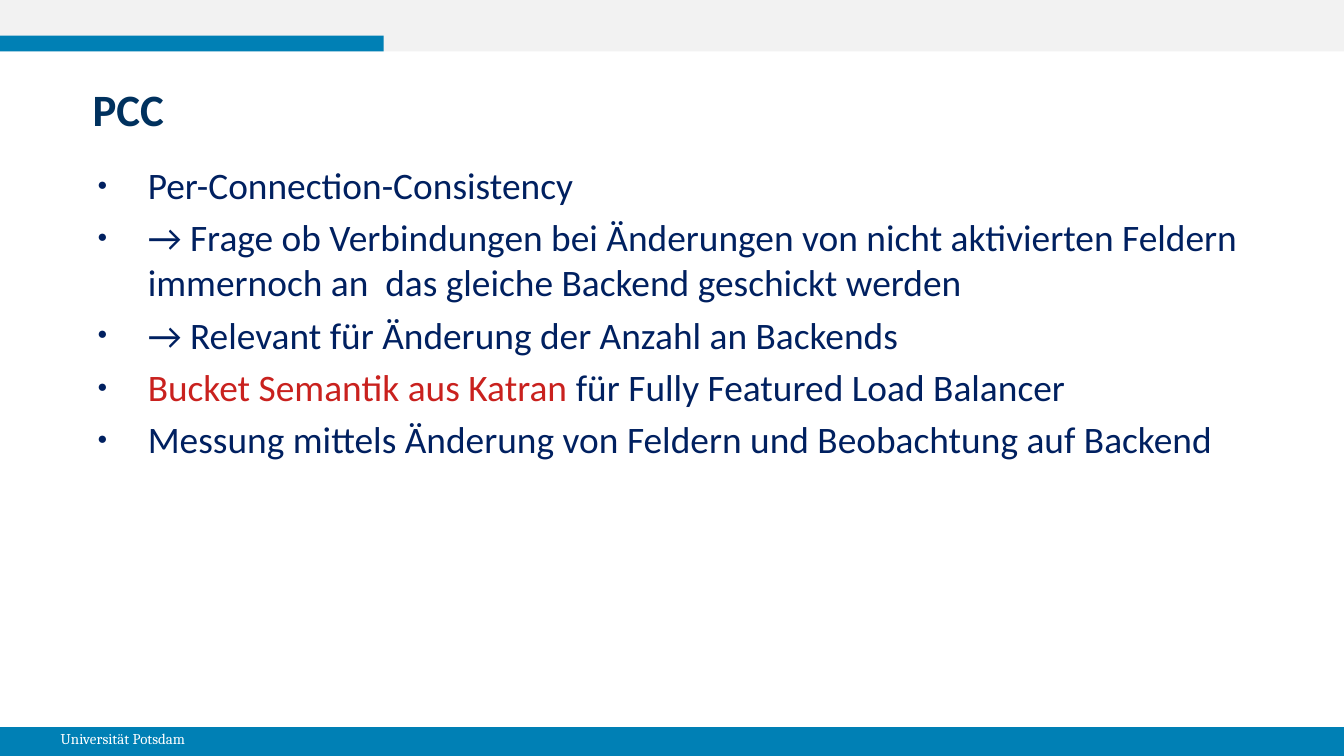
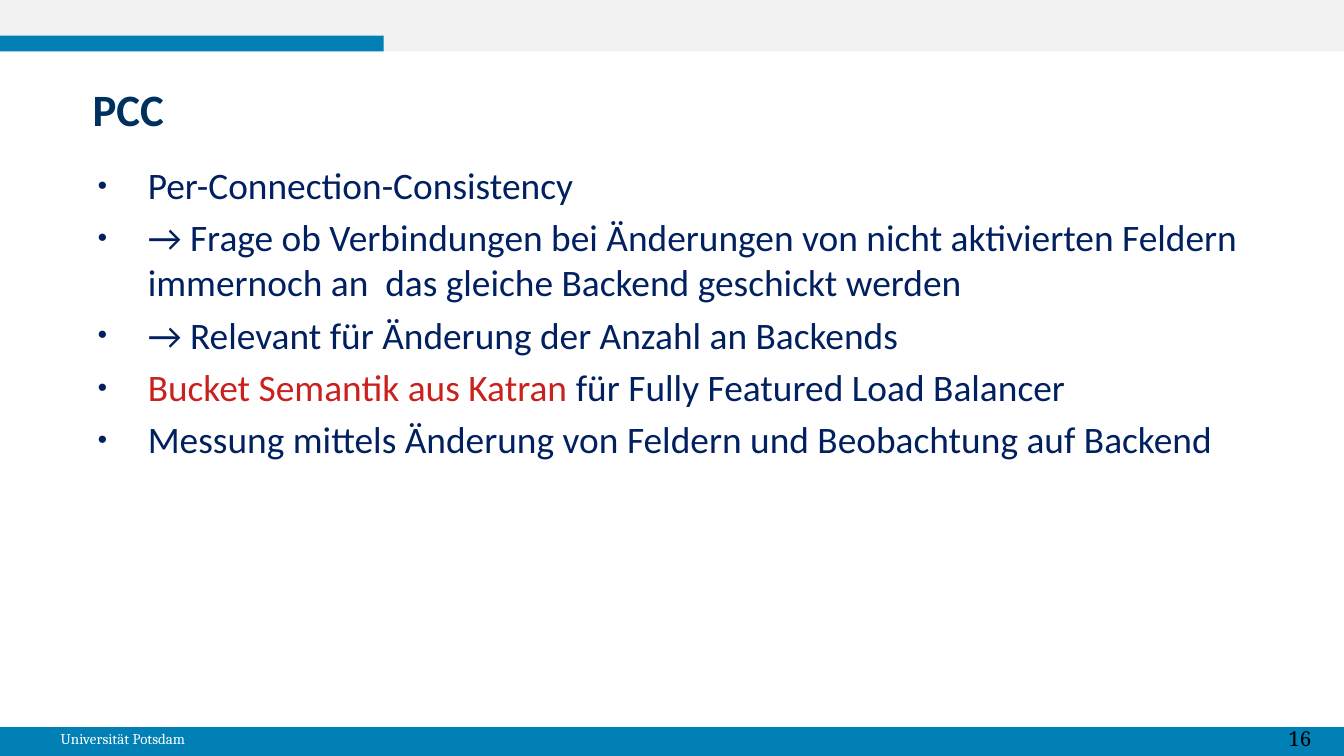
Before and after one commit to gespel/XenoFlow, a slide deck: slide 17 of docs/MasterPraktikumBericht.odp. Drawn at 1344x756 pixels with LibreOffice and Linux fonts; fonts in the diff are those of the drawing. Boxes give left, top, right and bottom in pixels: in the first picture for what was removed or moved away, otherwise in the second. Text is boxed around its words. In the diff, an @@ line names an element or a change of style, - is before the commit and + after.

```diff
--- a/docs/MasterPraktikumBericht.odp
+++ b/docs/MasterPraktikumBericht.odp
@@ text added at [1288, 731, 1311, 746], 11 pt, text #000000 @@
+16
```
Also in this commit, not shown: 18 other slides changed, 8 slides added, 7 slides removed.
